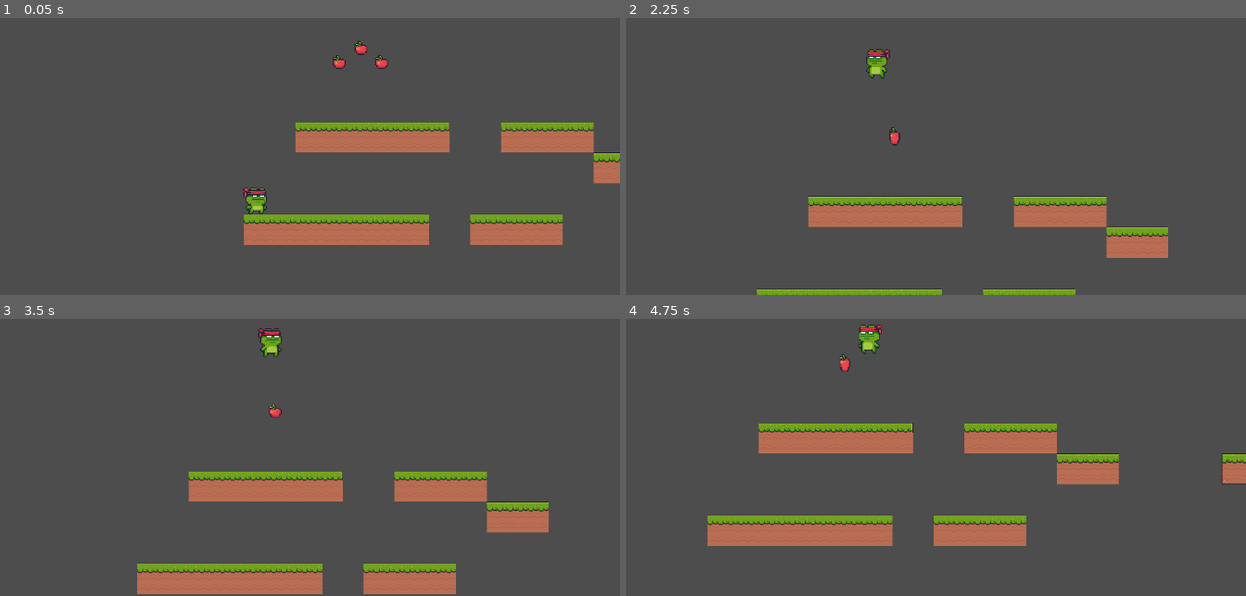
Above: before the commit, frames 1-4 (two rows, left to right).
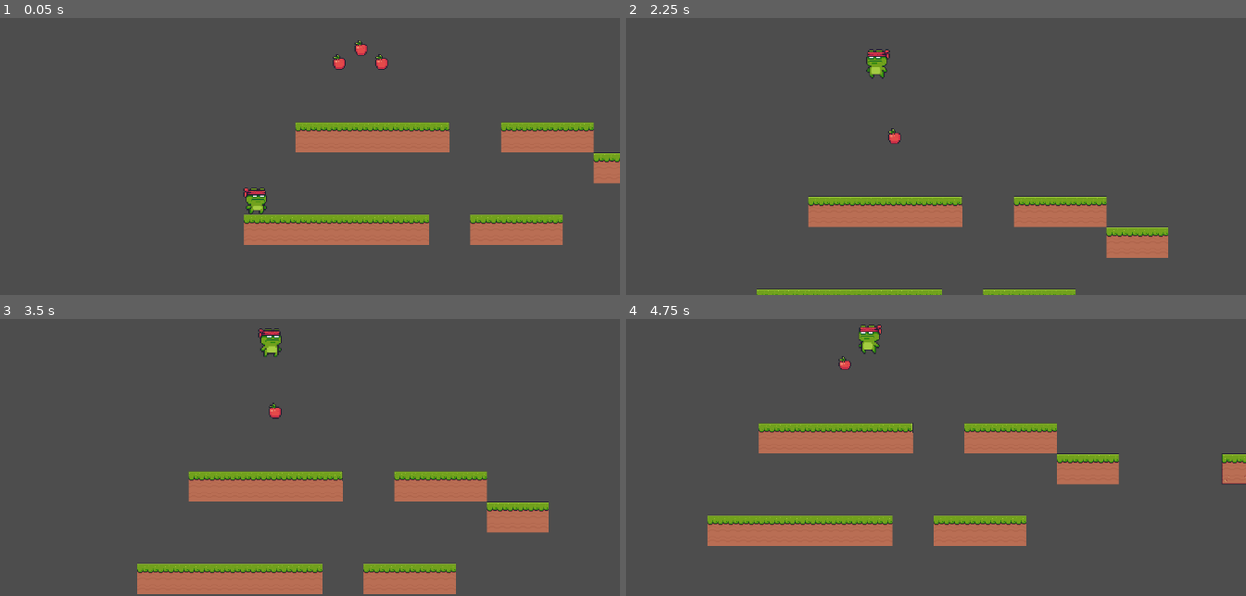
Above: after the commit, the same moments.

Repository: NamDo8467/GodotGame
Game: Godot game, scene res://scenes/game.tscn
The game is run twice, just before and just after one commit, with the same random seed, the same clock (stepped at 60 frames per second) and the same inputs.
Inputs:
- Up to frame 1 (0.05 s): no input
- Up to frame 2 (2.25 s): tap Enter (ui_accept) at 0.5, 0.77, 1.52 s; hold Right (ui_right) 0.53-2.03 s; hold Left (ui_left) from 2.03 s (still down)
- Up to frame 3 (3.5 s): release Left (ui_left) at 2.78 s; hold Right (ui_right) from 2.78 s (still down); tap Enter (ui_accept) at 3.02 s
- Up to frame 4 (4.75 s): tap Enter (ui_accept) at 3.77, 4.52 s; release Right (ui_right) at 4.28 s; hold Left (ui_left) from 4.28 s (still down)

The runs differ from the first frame. In frame 1, 0.1% of the frame differs, in the area x 53-63%, y 8-19%; in frame 2, less than 0.1%; in frame 3, less than 0.1%; in frame 4, less than 0.1%.

Commit message:
change apple size

Diff:
--- a/scenes/apple.tscn
+++ b/scenes/apple.tscn
@@ -50,7 +50,7 @@
 }],
 "loop": true,
 "name": &"default",
-"speed": 7.0
+"speed": 10.0
 }]
 
 [sub_resource type="CircleShape2D" id="CircleShape2D_cagxr"]
@@ -65,7 +65,7 @@
 scale = Vector2(1.28125, 1.1875)
 sprite_frames = SubResource("SpriteFrames_po5pn")
 autoplay = "default"
-frame_progress = 0.462177
+frame_progress = 0.714699
 
 [node name="CollisionShape2D" type="CollisionShape2D" parent="."]
 position = Vector2(8, 0)
